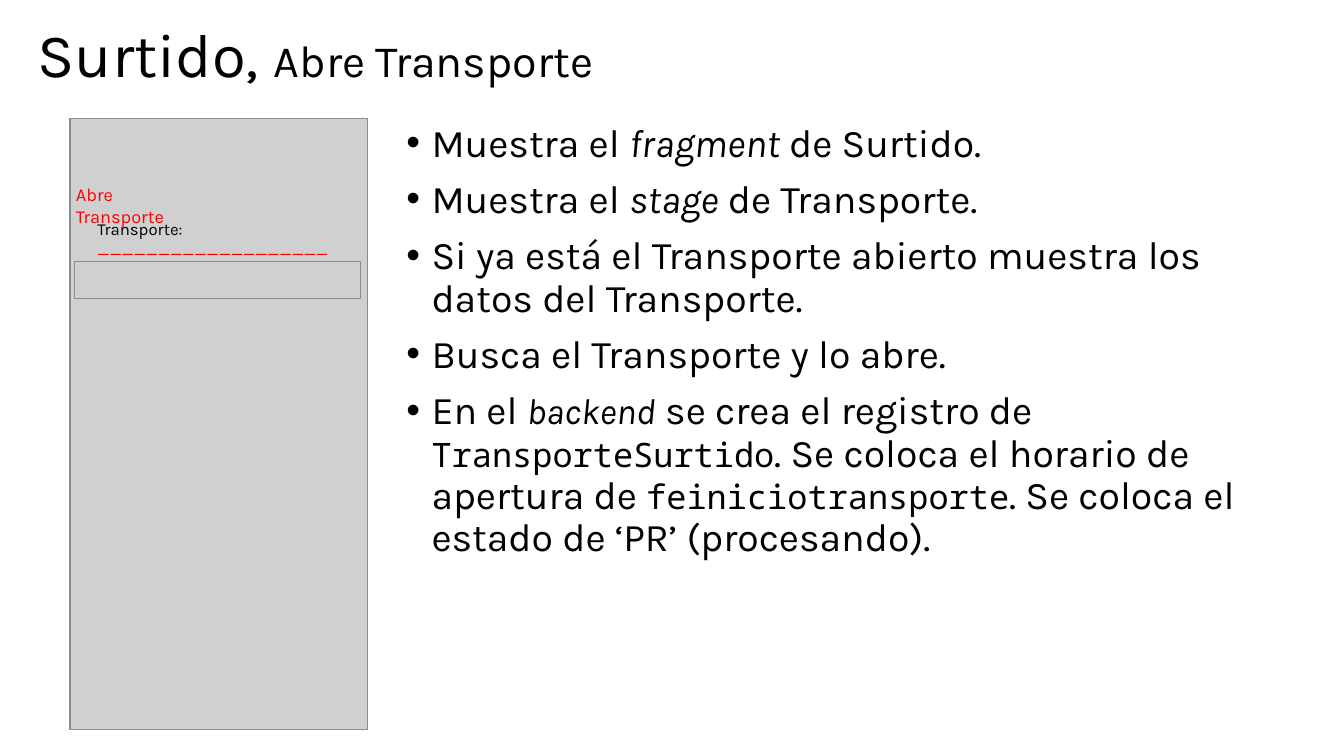
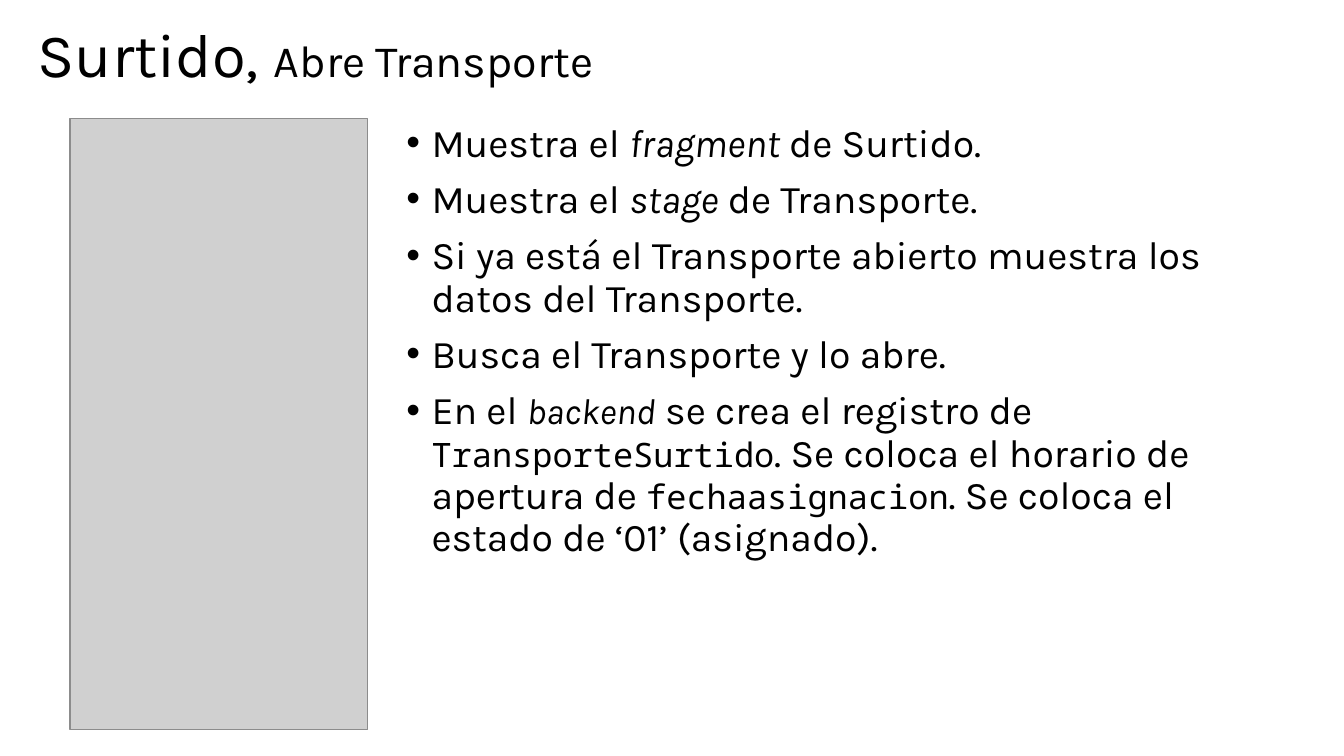
Before and after one commit to JoelBecerraM/FANASA-docs, a slide deck: slide 3 of atCloud - Diseño - Interfaz de Usuario - Surtido.pptx. Drawn at 1344x756 pixels with LibreOffice and Linux fonts; fonts in the diff are those of the drawing; grey boxes stand for pictures. Boxes give left, top, right and bottom in pixels: in the first picture for what was removed or moved away, otherwise in the second. Text is boxed around its words. In the diff, an @@ line names an element or a change of style, - is before the commit and + after.

```diff
--- a/atCloud - Diseño - Interfaz de Usuario - Surtido.pptx
+++ b/atCloud - Diseño - Interfaz de Usuario - Surtido.pptx
@@ text removed at (76,188,182,239) @@
-Abre Transporte
@@ text removed at (76,211,164,229) @@
-Transporte: ___________________
@@ picture removed at (75,262,360,298) @@
@@ text at (432,397,1189,561): text changed @@
-• En el backend se crea el registro de TransporteSurtido. Se coloca el horario de apertura de feiniciotransporte. Se coloca el estado de ‘PR’ (procesando).
+• En el backend se crea el registro de TransporteSurtido. Se coloca el horario de apertura de fechaasignacion. Se coloca el estado de ‘01’ (asignado).
```
Also in this commit, not shown: 3 other slides changed, 4 slides added, 1 other file.
